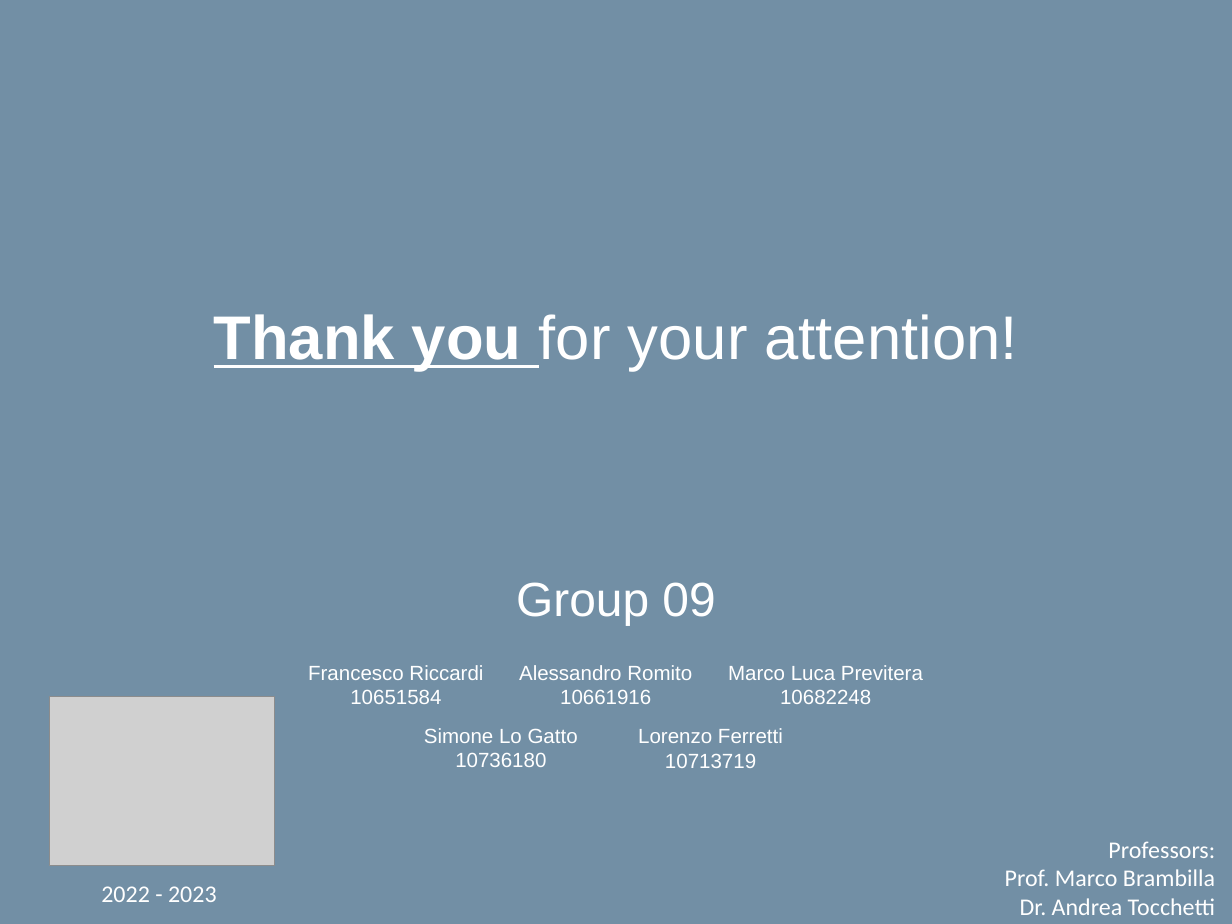
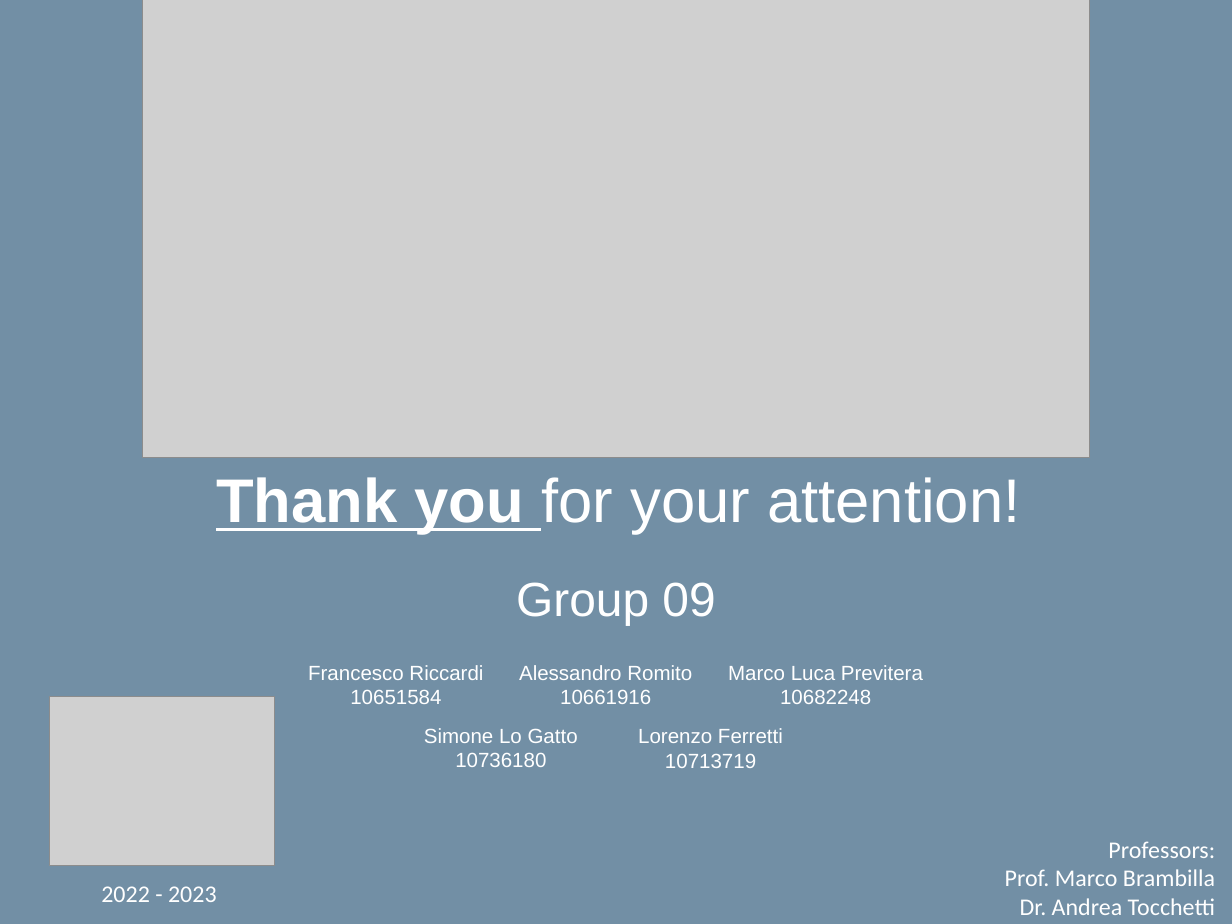
Before and after one commit to MarcoLucaPrevitera/BigData-Project, a slide deck: slide 36 of Presentation/FinalPresentation.pptx (slide 39 before the commit). Drawn at 1232x924 pixels with LibreOffice and Linux fonts; fonts in the diff are those of the drawing; grey boxes stand for pictures. Boxes give left, top, right and bottom in pixels: in the first picture for what was removed or moved away, otherwise in the second. Text is boxed around its words. In the diff, an @@ line names an element or a change of style, - is before the commit and + after.

```diff
--- a/Presentation/FinalPresentation.pptx
+++ b/Presentation/FinalPresentation.pptx
@@ picture added at box(143, 0, 1089, 458) @@
@@ text "Thank you for your attention!": place and size @@
-text "Thank you for your attention!" at box(214, 314, 1018, 371)
+text "Thank you for your attention!" at box(216, 477, 1020, 534)
```
Also in this commit, not shown: 10 other slides changed, 2 slides added, 5 slides removed, 20 other files.
